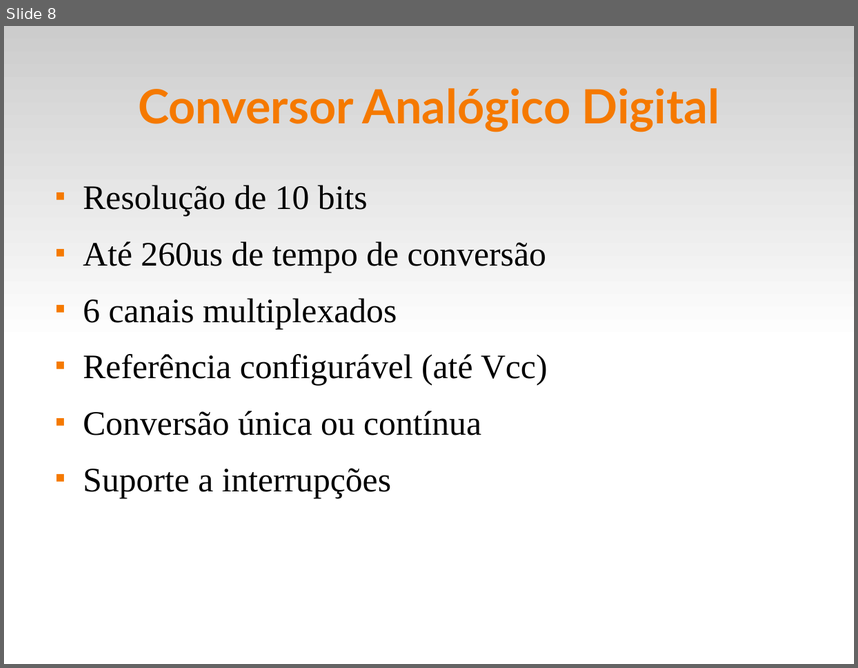
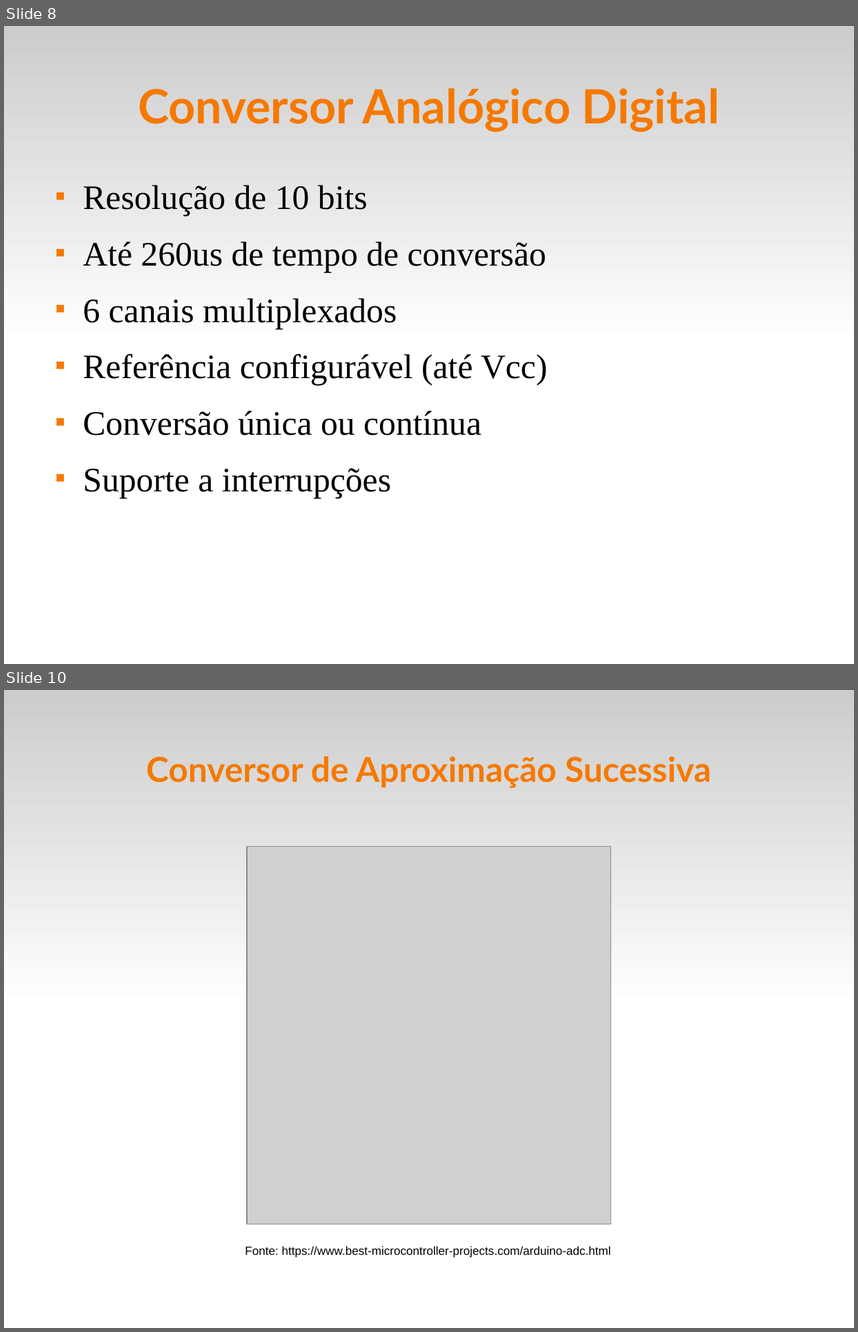
Before and after one commit to fsantanna-uerj/SE, a slide deck: Slides/se-03-adc.odp. Shown one above the other, each under a label of ours: slide 8 before the commit, slides 8 and 10 after it; the slides between them are not shown. The pictures are 858x668 and 858x1332 pixels, drawn with LibreOffice and Linux fonts; fonts in the diff are those of the drawing; grey boxes stand for pictures. Boxes give left, top, right and bottom in pixels: in the first picture for what was removed or moved away, otherwise in the second. Text is boxed around its words. In the diff, an @@ line names an element or a change of style, - is before the commit and + after.

```diff
--- a/Slides/se-03-adc.odp
+++ b/Slides/se-03-adc.odp
@@ slide 10 added at <box>4,690,854,1328</box>, background #FFFFFF; not listed: 1 template element that a slide beside it also shows @@
@@ title added at <box>146,756,711,788</box>, 32 pt, text #F57900, bold @@
+Conversor de Aproximação Sucessiva
@@ picture added at <box>247,846,611,1224</box> @@
@@ text added at <box>245,1245,611,1257</box>, 11 pt, text #000000 @@
+Fonte: https://www.best-microcontroller-projects.com/arduino-adc.html
```
Also in this commit, not shown: 3 slides changed, 1 other slide added, 4 other files.
